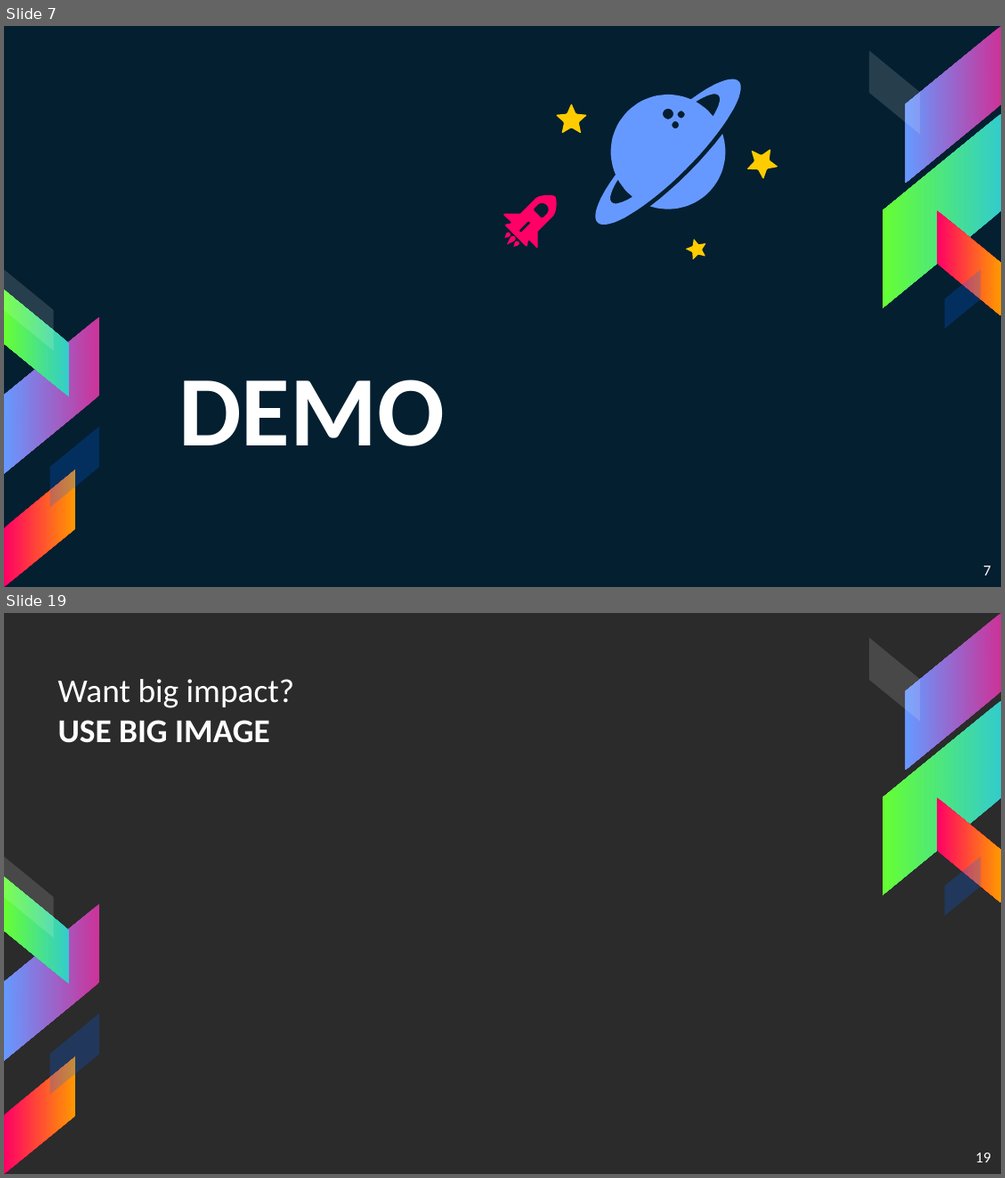
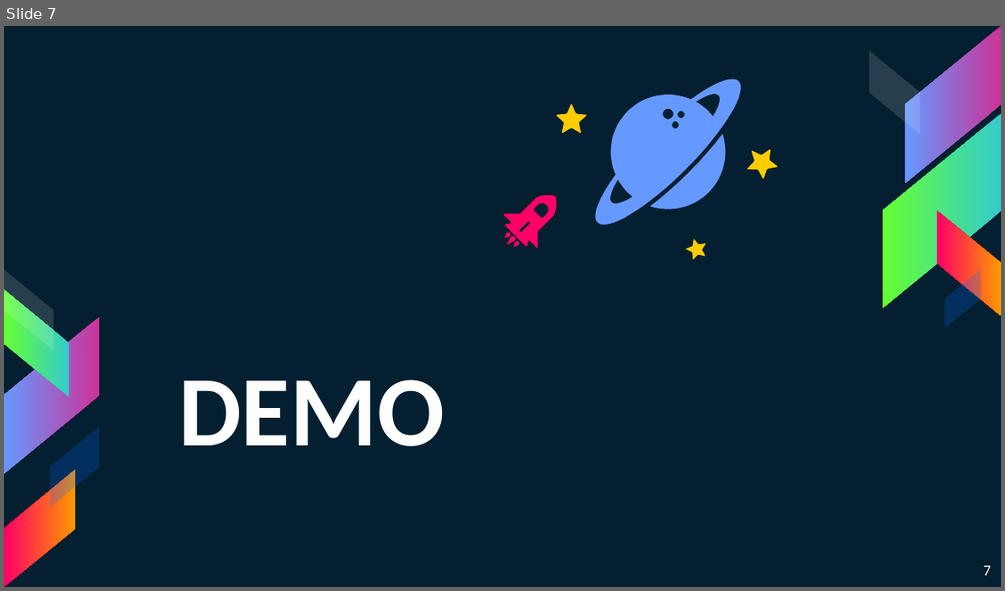
Before and after one commit to superhp/restaurant-as-a-service, a slide deck: PitchWaiterless.pptx. Shown one above the other, each under a label of ours: slides 7 and 19 before the commit, slide 7 after it; the slides between them are not shown. The pictures are 1005x1178 and 1005x591 pixels, drawn with LibreOffice and Linux fonts; fonts in the diff are those of the drawing; background and template pictures are left out; a plain dark background stands for a picture behind light text. Boxes give left, top, right and bottom in pixels: in the first picture for what was removed or moved away, otherwise in the second. Text is boxed around its words. In the diff, an @@ line names an element or a change of style, - is before the commit and + after.

```diff
--- a/PitchWaiterless.pptx
+++ b/PitchWaiterless.pptx
@@ slide 19 removed at (4,613,1001,1174), background picture (left out); not listed: 10 template elements that a slide beside it also shows @@
@@ title removed at (58,679,294,743) @@
-Want big impact?
-USE BIG IMAGE
@@ page number removed at (975,1152,990,1162) @@
-19
```
Also in this commit, not shown: 10 slides changed, 4 slides added, 17 other slides removed.
